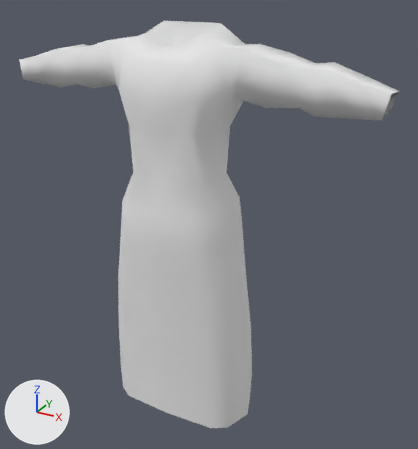
Before and after pictures for a commit that changed the FBX model Contents/mods/Authentic Z - Current/media/models_X/Skinned/Clothes/CultistRobe.fbx.
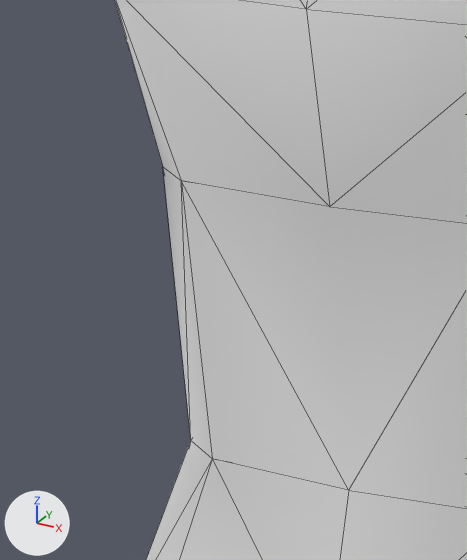
Each version appears first whole from a camera (50 mm lens) standing at (0.00552, -0.00864, 0.00921) and looking at (0.00041, 0.00065, 0.00457), and next in a close-up on the part from 24% to 43% of the width and 21% to 43% of the height. Every picture has the same lights, and +X, +Y and +Z are marked at lower left. The close-ups show mesh edges as thin lines. Where no turn or scale is listed for an object, it has been applied to the vertices.

The first close-up shows 'RobeMC_M'.
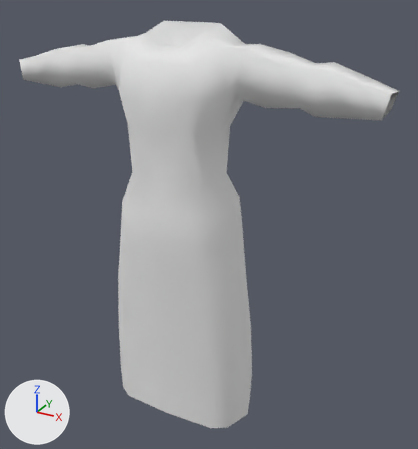
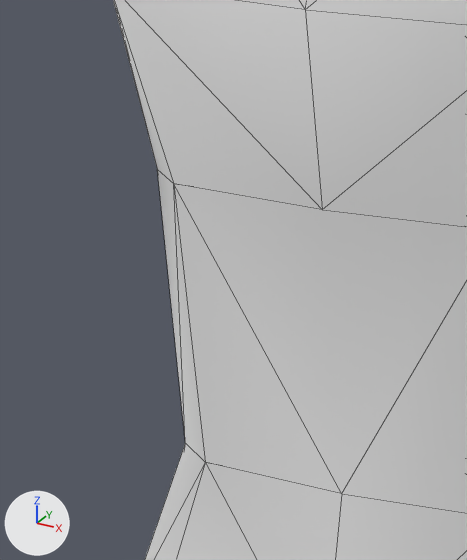
Edits to the bpy script that builds the scene:
```text
Change me_robetrianglenew1_3:
    where me_robetrianglenew1_3.from_pydata(...)  # 190 vertices, 353 faces; spans x -0.00374..0.00374, y -0.00062..0.00132, z 0.0005..0.00837
    used by ob_robemc_m; location = (0.0, 0.0, 0.0)
    verts and faces of me_robetrianglenew1_3; kept vertices keep their numbers, new ones are numbered from 190
    before: 38 (-0.00107, -0.00007, 0.00722), 44 (-0.00103, 0.00109, 0.00725), 46 (-0.00087, 0.0006, 0.00662), 48 (-0.0009, 0.00018, 0.00662), 50 (-0.00076, -0.00019, 0.00574) at pixel (190, 440)
    before: 51 (-0.00077, -0.00024, 0.00666) at pixel (162, 166), 57 (-0.00123, 0.00005, 0.00727), 58 (0.0, -0.0004, 0.00576) at pixel (348, 490), 59 (0.0, -0.00045, 0.00667) at pixel (329, 206), 60 (-0.00058, -0.0004, 0.00667) at pixel (181, 180)
    before: 61 (-0.00055, -0.00036, 0.00576) at pixel (212, 458), 138 (0.00107, -0.00007, 0.00722), 144 (0.00103, 0.00109, 0.00725), 146 (0.00087, 0.0006, 0.00662), 147 (0.0009, 0.00018, 0.00662)
    before: 148 (0.00077, -0.00024, 0.00666), 149 (0.00076, -0.00019, 0.00574), 156 (0.00123, 0.00005, 0.00727), 157 (0.00058, -0.0004, 0.00667), 158 (0.00055, -0.00036, 0.00576)
    me_robetrianglenew1_3 part 1
    add delete_faces([(38, 57, 44, 46, 48), (138, 147, 146, 144, 156)])
    add for i in [50, 51, 148, 149]: verts[i] += (0.0, -0.00003, 0.0)
    add for i in [*range(58, 62), 157, 158]: verts[i] += (0.0, -0.00004, 0.0)
    add faces += [(46, 48, 57), (138, 147, 156), (146, 156, 147), (144, 156, 146), (38, 57, 48), (44, 46, 57)]
```

Boxes [x1, y1, x2, y2] around the edits, measured in the close-ups (467 x 560 px):
'RobeMC_M', reshaped: before [115, 0, 467, 560]; after [113, 0, 467, 560]
